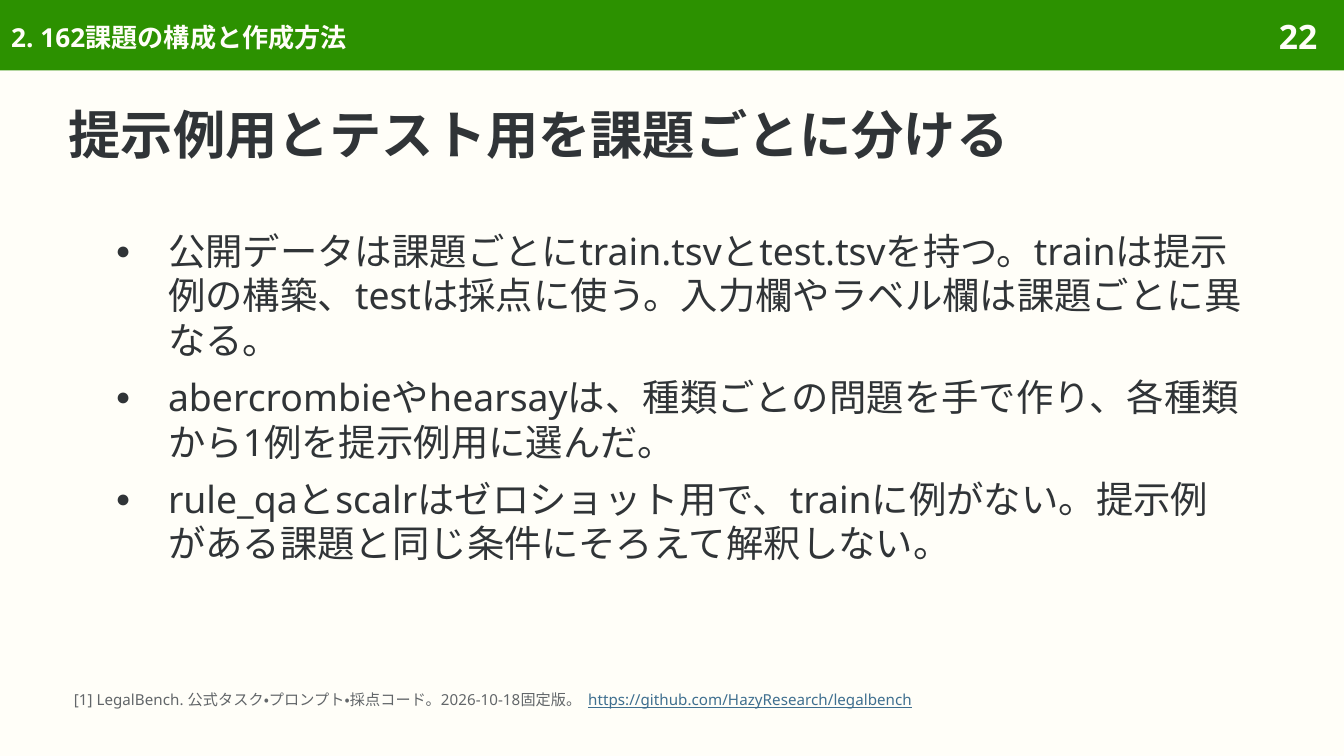
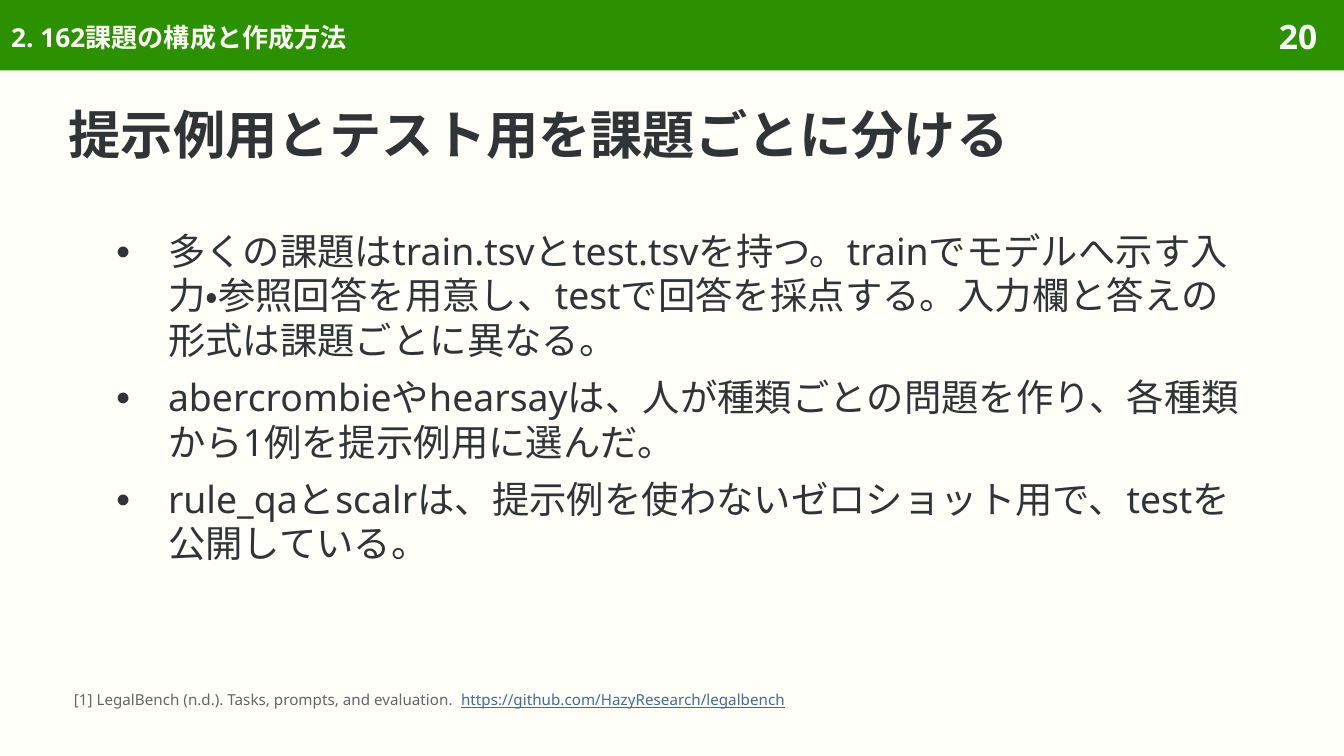
Before and after one commit to sasakiy84/datasets-in-10-minutes, a slide deck: slide 20 of slides/datasets-in-10-minutes-legalbench.pptx (slide 22 before the commit). Drawn at 1344x756 pixels with LibreOffice and Linux fonts; fonts in the diff are those of the drawing. Boxes give left, top, right and bottom in pixels: in the first picture for what was removed or moved away, otherwise in the second. Text is boxed around its words. In the diff, an @@ line names an element or a change of style, - is before the commit and + after.

Commit message:
Rebuild LegalBench slides around legal tasks and original evaluation

```diff
--- a/slides/datasets-in-10-minutes-legalbench.pptx
+++ b/slides/datasets-in-10-minutes-legalbench.pptx
@@ page number at (1279,24,1317,50): text changed @@
-22
+20
@@ text at (168,233,1239,560): text changed @@
-● 公開データは課題ごとにtrain.tsvとtest.tsvを持つ。trainは提示例の構築、testは採点に使う。入力欄やラベル欄は課題ごとに異なる。
-● abercrombieやhearsayは、種類ごとの問題を手で作り、各種類から1例を提示例用に選んだ。
-● rule_qaとscalrはゼロショット用で、trainに例がない。提示例がある課題と同じ条件にそろえて解釈しない。
+● 多くの課題はtrain.tsvとtest.tsvを持つ。trainでモデルへ示す入力・参照回答を用意し、testで回答を採点する。入力欄と答えの形式は課題ごとに異なる。
+● abercrombieやhearsayは、人が種類ごとの問題を作り、各種類から1例を提示例用に選んだ。
+● rule_qaとscalrは、提示例を使わないゼロショット用で、testを公開している。
@@ text at (74,693,785,709): text changed @@
-[1] LegalBench. 公式タスク・プロンプト・採点コード。2026-10-18固定版。 https://github.com/HazyResearch/legalbench
+[1] LegalBench (n.d.). Tasks, prompts, and evaluation. https://github.com/HazyResearch/legalbench
```
Also in this commit, not shown: 48 other slides changed, 30 slides removed, 43 other files.
